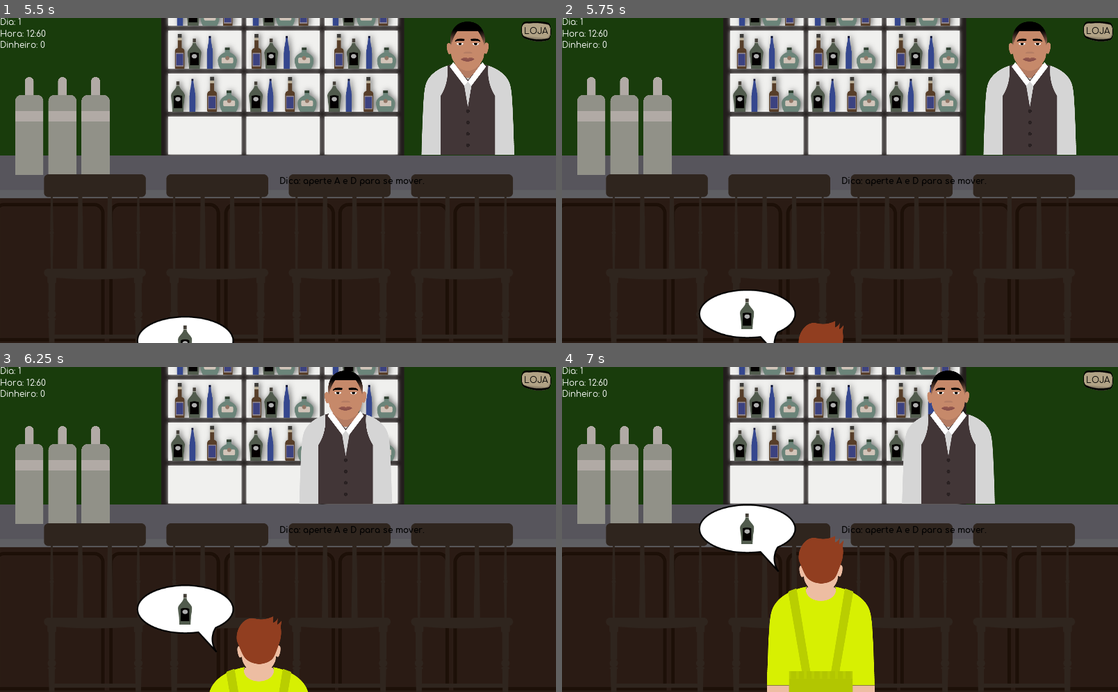
Above: before the commit, frames 1-4 (two rows, left to right).
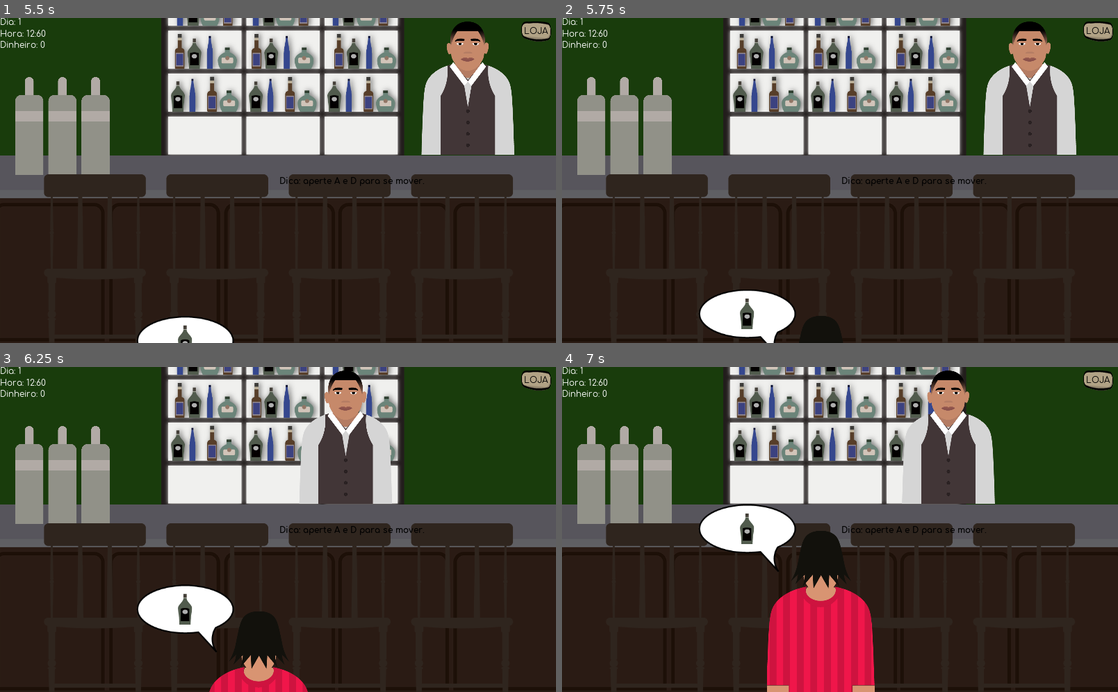
Above: after the commit, the same moments.

Repository: gustavopedrosob/buteco
Game: Godot game, scene res://Jogo.tscn
The game is run twice, just before and just after one commit, with the same random seed, the same clock (stepped at 60 frames per second) and the same inputs. This scene is started directly instead of the project's main scene.
Inputs (mouse positions are in pixels of both pictures, inside the frame that each line leads up to):
- Up to frame 1 (5.5 s): click "LOJA" at 0.5 s; click "Comprar" at 1.25 s; click "Papeis de parede" at 2 s; click "Cadeiras" at 2.75 s; move the mouse to (400, 164) at 3.52 s; hold Right (ui_right) 3.53-4.25 s; tap E (interagir) at 3.6 s; tap Space (ui_select) at 3.77 s; click "Balcoes" at 4.25 s; click "X" at 5 s
- Up to frame 2 (5.75 s): no input
- Up to frame 3 (6.25 s): move the mouse to (166, 545) at 5.77 s; hold Left (ui_left) from 5.78 s (still down); tap E (interagir) at 5.85 s; tap Space (ui_select) at 6.02 s
- Up to frame 4 (7 s): move the mouse to (895, 458) at 6.52 s; release Left (ui_left) at 6.53 s; hold Right (ui_right) from 6.53 s (still down); tap E (interagir) at 6.6 s

Frame 1 is identical in both runs. In frame 2, 0.5% of the frame differs, in the area x 42-51%, y 91-100%; in frame 3, 2.2%; in frame 4, 7.0%, in the area x 36-57%, y 50-100%.
Error before the commit: Invalid type in function 'file_exists' in base '_Directory'. Cannot convert argument 1 from Nil to String. (res://Main.gd:6)
Error after the commit: Invalid type in function 'file_exists' in base '_Directory'. Cannot convert argument 1 from Nil to String. (res://Main.gd:4)

Commit message:
Simplificando codigo e removendo codigo redundante.

Diff:
--- a/Autosave.gd
+++ b/Autosave.gd
@@ -8,8 +8,4 @@
 	Options.create_save()
 
 func reload_button():
-	match Options.auto_save:
-		true:
-			pressed = true
-		false:
-			pressed = false
+	Options.auto_save = pressed
--- a/Button.gd
+++ b/Button.gd
@@ -1,12 +1,6 @@
 extends Node
 
-var rand_generate = RandomNumberGenerator.new()
 onready var cliente = load("res://Cliente.tscn")
-onready var dinheirodisplay = $"Alinhamento/Dinheiro Display"
-var dinheiro = Playervariables.get_dinheiro()
-
-var tempo_min = 3
-var tempo_max = 10
 
 func _ready():
 	if Directory.new().file_exists(Playervariables.get_slot()) == true:
@@ -16,27 +10,33 @@
 	$"Button".text = Options.lang_content["shop"]
 
 func _process(delta):
-	dinheirodisplay.text = str(Options.lang_content["money"], Playervariables.dinheiro)
+	$"Alinhamento/Dinheiro Display".text = str(Options.lang_content["money"], Playervariables.dinheiro)
+
 func _on_Timer_timeout():
 	spawn_client()
+
 func reset_timer():
-	$Timer.set_wait_time(get_random_int(tempo_min,tempo_max))
+	$Timer.set_wait_time(get_random_int(3, 10))
 	$Timer.start()
+
 func on_cena_tree_exited():
 	reset_timer()
+
 func _on_AutoSave_timeout():
-	if Options.auto_save == true:
+	if Options.auto_save:
 		Playervariables.create_save()
 		print('auto-save funcionado')
+
 func get_random_int(num1,num2):
+	var rand_generate = RandomNumberGenerator.new()
 	rand_generate.randomize()
 	return rand_generate.randi_range(num1,num2)
+
 func spawn_client():
 	var spawn = cliente.instance()
 	spawn.connect("tree_exited", self, "on_cena_tree_exited")
 	$Spawner.add_child(spawn)
 
-
 func _on_Button_pressed():
-	$shop.visible=true
-	get_tree().paused=true
+	$shop.visible = true
+	get_tree().paused = true
--- a/Cabelo.gd
+++ b/Cabelo.gd
@@ -1,22 +1,22 @@
 extends Sprite
 
-var rand_generate = RandomNumberGenerator.new()
 var tipos_cabelo = ['Cabelo1','Cabelo2','Cabelo3','Cabelo4']
-var cores_comuns = {'branco':'#b0a184', 'ruivo':'#923f21', 'castanho escuro': '#342510', 'preto':'#13120d','loiro':'#c39b60', 'castanho claro':'#825b34', 'castanho':'#4d2d18','ruivo escuro':'#280200'}
-var lista_de_cores_comuns = ['branco','ruivo','castanho escuro','preto','loiro','castanho claro','castanho','ruivo escuro']
-var chance
+var cores_comuns = ['#b0a184', '#923f21','#342510','#13120d','#c39b60', '#825b34','#4d2d18','#280200']
 
 func _ready():
-	chance = get_random_int(1,100)
-	texture = load(str('res://sprites/Clientes/',tipos_cabelo[get_random_int(0,3)],'.png'))
+	var chance = get_random_int(1, 100)
+	texture = load('res://sprites/Clientes/%s.png' % tipos_cabelo[get_random_int(0,3)])
 	if chance < 90:
-		modulate = Color(cores_comuns[lista_de_cores_comuns[get_random_int(0,7)]])
+		modulate = Color(cores_comuns[get_random_int(0,7)])
 	elif chance > 90:
 		modulate = Color(get_random_color(),get_random_color(),get_random_color())
 
 func get_random_int(num1,num2):
+	var rand_generate = RandomNumberGenerator.new()
 	rand_generate.randomize()
 	return rand_generate.randi_range(num1,num2)
+
 func get_random_color():
+	var rand_generate = RandomNumberGenerator.new()
 	rand_generate.randomize()
 	return rand_generate.randf_range(0,1)
--- a/Cadeiras.gd
+++ b/Cadeiras.gd
@@ -3,23 +3,6 @@
 func _ready():
 	atualizar_cadeiras("res://sprites/cadeiraa.png")
 
-
 func atualizar_cadeiras(diretorio_texture):
-	var cadeira1 = $cadeira1
-	var cadeira2 = $cadeira2
-	var cadeira3 = $cadeira3
-	var cadeira4 = $cadeira4
-	var lista_cadeiras = [cadeira1,cadeira2,cadeira3,cadeira4]
-	var cadeira_atual= load(diretorio_texture)
-	for x in lista_cadeiras:
-		x.texture=cadeira_atual
-
-func trocar_cor(cor):
-	var cadeira1 = $cadeira1
-	var cadeira2 = $cadeira2
-	var cadeira3 = $cadeira3
-	var cadeira4 = $cadeira4
-	var lista_cadeiras = [cadeira1,cadeira2,cadeira3,cadeira4]
-	var cadeira_atual= Color(cor)
-	for x in lista_cadeiras:
-		x.self_modulate=cadeira_atual
+	for x in [$cadeira1, $cadeira2, $cadeira3, $cadeira4]:
+		x.texture = load(diretorio_texture)
--- a/CheckFullscreen.gd
+++ b/CheckFullscreen.gd
@@ -1,13 +1,9 @@
 extends CheckBox
 
 func _ready():
-	match Options.fullscreen:
-		false:
-			pressed = false
-		true:
-			pressed = true
+	pressed = Options.fullscreen
+
 func _on_CheckFullscreen_pressed():
 	OS.window_fullscreen = !OS.window_fullscreen
 	Options.fullscreen = !Options.fullscreen
-	print(!Options.fullscreen)
 	Options.create_save()
--- a/Cliente.gd
+++ b/Cliente.gd
@@ -5,28 +5,21 @@
 var pode_interagir = false
 var pode_interagir2 = false
 var ja_interagiu = false
+var listabebidas = []
 
-var bebida1 = load("res://sprites/Bebida 1.png")
-var bebida2 = load("res://sprites/Bebida 2.png")
-var bebida3 = load("res://sprites/Bebida 3.png")
-var bebida4 = load("res://sprites/Bebida 4.png")
-var listabebidas = [bebida1,bebida2,bebida3,bebida4]
-
-onready var Pedido = $"AnimationPlayer/posicao/Cliente/Pedido do cliente/Pedido"
-onready var PedidoCliente = $"AnimationPlayer/posicao/Cliente/Pedido do cliente"
-onready var Posicao = $'AnimationPlayer/posicao'
 onready var linha = preload("res://Linhas.tscn").instance()
 onready var jogoclick = preload("res://Jogodosclick.tscn").instance()
-onready var barmannode = get_parent().get_parent().get_node(NodePath('Bar/KinematicBody2D/barman'))
+onready var barmannode = get_node('/root/Node/Bar/KinematicBody2D/barman')
 onready var som_acertou_linha = load('res://Songs/Acertou.wav')
 onready var som_errou_linha = load('res://Songs/Errou.wav')
 
 func _ready():
+	for x in range(1, 5):
+		listabebidas.append(load("res://sprites/Bebida %d.png" % x))
 	linha.connect("tree_exited", self, '_on_Linha_tree_exited')
 	jogoclick.connect("tree_exited", self,'_on_Jogoclick_tree_exited')
 	linha.get_child(0).get_child(1).connect('acertou', self, 'on_acertou')
 	linha.get_child(0).get_child(1).connect('errou', self, 'on_errou')
-
 	$AnimationPlayer.current_animation = 'Entrada'
 	$AnimationPlayer.play("Entrada")
 
@@ -42,13 +35,12 @@
 		3:
 			Playervariables.valor_da_bebida = 40
 	var rand_pos = rand_generate.randi_range(100,800)
-
-	Pedido.set_texture(listabebidas[rand_beb])
-	Posicao.position.x = rand_pos
+	$"AnimationPlayer/posicao/Cliente/Pedido do cliente/Pedido".set_texture(listabebidas[rand_beb])
+	$'AnimationPlayer/posicao'.position.x = rand_pos
 # warning-ignore:unused_argument
 func _process(delta):
-	if Input.is_action_just_pressed("interagir") and pode_interagir == true and ja_interagiu == false and pode_interagir2 == true:
-		PedidoCliente.visible = false
+	if Input.is_action_just_pressed("interagir") and pode_interagir and not ja_interagiu and pode_interagir2:
+		$"AnimationPlayer/posicao/Cliente/Pedido do cliente".visible = false
 		ja_interagiu = true
 		# cliente é filho do spawner
 		get_parent().get_parent().add_child(linha)
@@ -58,14 +50,16 @@
 		Playervariables.esta_ocupado = true
 		$Inatividade.stop()
 		Playervariables.antipause = true
+
 func _on_AnimationPlayer_animation_finished(anim_name):
 	if anim_name == 'Entrada':
-		PedidoCliente.visible = true
+		$"AnimationPlayer/posicao/Cliente/Pedido do cliente".visible = true
 		pode_interagir2 = true
 	if anim_name == 'Saida':
 		queue_free()
+
 func _on_Linha_tree_exited():
-	var spawnernode = get_parent().get_parent().get_node(NodePath("Spawner"))
+	var spawnernode = get_parent().get_parent().get_node("Spawner")
 	get_parent().get_parent().add_child_below_node(spawnernode,jogoclick)
 	barmannode.texture = barmannode.servindo
 	Playervariables.antipause = false
@@ -74,7 +68,7 @@
 	barmannode.texture = barmannode.normal
 	Playervariables.can_walk = true
 func _on_Inatividade_timeout():
-	PedidoCliente.visible = false
+	$"AnimationPlayer/posicao/Cliente/Pedido do cliente".visible = false
 	$AnimationPlayer.play("Saida")
 
 # warning-ignore:unused_argument
--- a/Cliente.tscn
+++ b/Cliente.tscn
@@ -74,6 +74,7 @@
 autostart = true
 
 [node name="Audio" type="AudioStreamPlayer" parent="."]
+
 [connection signal="animation_finished" from="AnimationPlayer" to="." method="_on_AnimationPlayer_animation_finished"]
 [connection signal="body_entered" from="AnimationPlayer/posicao/Cliente/Area2D" to="." method="_on_Area2D_body_entered"]
 [connection signal="body_exited" from="AnimationPlayer/posicao/Cliente/Area2D" to="." method="_on_Area2D_body_exited"]
--- a/Corpo.gd
+++ b/Corpo.gd
@@ -1,10 +1,10 @@
 extends Sprite
 
-var rand_generate = RandomNumberGenerator.new()
-var tons_de_pele = ['f7d2be','eebea3','eab99a','efba9b','d99573','de9a75','a0563a']
+func _ready():
+	var tons_de_pele = ['f7d2be','eebea3','eab99a','efba9b','d99573','de9a75','a0563a']
+	modulate = Color(tons_de_pele[get_random_int()])
 
-func _ready():
-	modulate = Color(str(tons_de_pele[get_random_int()]))
 func get_random_int():
+	var rand_generate = RandomNumberGenerator.new()
 	rand_generate.randomize()
 	return rand_generate.randi_range(0,6)
--- a/Creditos.gd
+++ b/Creditos.gd
@@ -2,6 +2,7 @@
 
 func _ready():
 	$"Centralizado/Creditos Texto".bbcode_text = str("[center]",Options.lang_content["programming"],":\nGustavo Pedroso Bernardes e Bruno Rodrigues\n",Options.lang_content["designer"],":\nGustavo Pedroso Bernardes\n",Options.lang_content["sounds"],":\nGustavo Pedroso Bernardes")
+
 func _process(delta):
 	if Input.is_action_just_pressed("ui_cancel"):
 		get_tree().change_scene("res://TelaInicial.tscn")
--- a/Dificuldade.gd
+++ b/Dificuldade.gd
@@ -1,10 +1,9 @@
 extends MenuButton
 
-onready var popup = get_popup()
+func _ready():
+	get_popup().connect("id_pressed", self, "_on_item_pressed")
+	button_reload_language()
 
-func _ready():
-	popup.connect("id_pressed", self, "_on_item_pressed")
-	button_reload_language()
 func _on_item_pressed(ID):
 	match ID:
 		0:
@@ -19,10 +18,11 @@
 			Options.dificuldade = 'dificil'
 			text = Options.lang_content["hard"]
 			Options.create_save()
+
 func button_reload_language():
-	popup.set_item_text(0, Options.lang_content["easy"])
-	popup.set_item_text(1, Options.lang_content["normal"])
-	popup.set_item_text(2, Options.lang_content["hard"])
+	get_popup().set_item_text(0, Options.lang_content["easy"])
+	get_popup().set_item_text(1, Options.lang_content["normal"])
+	get_popup().set_item_text(2, Options.lang_content["hard"])
 	match Options.dificuldade:
 		'facil':
 			text = Options.lang_content["easy"]
--- a/Horario Display.gd
+++ b/Horario Display.gd
@@ -1,45 +1,40 @@
 extends VBoxContainer
 
-onready var horadisplay = $"Hora Display"
-onready var diadisplay = $"Dia Display"
-onready var horatimer = $"Hora Display/Hora"
-
 func _ready():
-	print(Playervariables.get_slot())
-	if Directory.new().file_exists(Playervariables.get_slot()) == true:
+	if Directory.new().file_exists(Playervariables.get_slot()):
 		var dados = Playervariables.load_save()
 		var data = dados['data']
 		Playervariables.data['dia'] = data['dia']
 		Playervariables.data['hora'] = data['hora']
 		Playervariables.data['minuto'] = data['minuto']
-		print('aaaaaaaaaaaaaa')
 	var minutos = Playervariables.data['minuto']
 	if minutos > 0.0:
-		horatimer.set_wait_time(minutos)
-	else:
-		pass
-	horatimer.start()
-	print('bbbbbbbbbbbbbbbbbbb')
+		$"Hora Display/Hora".set_wait_time(minutos)
+	$"Hora Display/Hora".start()
 	reload_dia()
-# warning-ignore:unused_argument
+
 func _process(delta):
 	var horas = Playervariables.data['hora']
-	var minutos_display = int(60 - horatimer.time_left)
-	var minutos_restantes = horatimer.time_left
-	horadisplay.text = str(Options.lang_content["hour"], horas, ":%002d" % minutos_display)
+	var minutos_display = int(60 - $"Hora Display/Hora".time_left)
+	var minutos_restantes = $"Hora Display/Hora".time_left
+	$"Hora Display".text = str(Options.lang_content["hour"], horas, ":%002d" % minutos_display)
 	Playervariables.data['minuto'] = minutos_restantes
 	reload_dia()
+
 func reload_dia():
 	var dia = Playervariables.data['dia']
-	diadisplay.text = str(Options.lang_content["day"], dia)
+	$"Dia Display".text = str(Options.lang_content["day"], dia)
+
 func _on_HourAndAutoSave_timeout():
 	reset_timer()
 	Playervariables.data['hora'] += 1
 	check_if_day_end()
+
 func check_if_day_end():
 	if Playervariables.data['hora'] == 22:
 		Playervariables.data['hora'] = 12
 		Playervariables.data['dia'] += 1
+
 func reset_timer():
-	horatimer.wait_time = 60
-	horatimer.start()
+	$"Hora Display/Hora".wait_time = 60
+	$"Hora Display/Hora".start()
--- a/Jogo.tscn
+++ b/Jogo.tscn
@@ -1,11 +1,10 @@
-[gd_scene load_steps=19 format=2]
+[gd_scene load_steps=18 format=2]
 
 [ext_resource path="res://Pause.tscn" type="PackedScene" id=1]
 [ext_resource path="res://Main.tscn" type="PackedScene" id=2]
 [ext_resource path="res://Button.gd" type="Script" id=3]
 [ext_resource path="res://fonts/Comfortaa-Regular.ttf" type="DynamicFontData" id=4]
 [ext_resource path="res://Horario Display.gd" type="Script" id=5]
-[ext_resource path="res://dica.gd" type="Script" id=6]
 [ext_resource path="res://dica.tscn" type="PackedScene" id=7]
 [ext_resource path="res://sprites/Buttons/botaohover.png" type="Texture" id=8]
 [ext_resource path="res://Node.gd" type="Script" id=9]
@@ -92,7 +91,6 @@
 
 [node name="Dica" parent="." instance=ExtResource( 7 )]
 visible = false
-script = ExtResource( 6 )
 
 [node name="Button" type="Button" parent="."]
 margin_left = 960.175
--- a/Linha vermelha.gd
+++ b/Linha vermelha.gd
@@ -5,8 +5,6 @@
 
 signal acertou
 signal errou
-
-var rand_generate = RandomNumberGenerator.new()
 
 var estado = 'subindo'
 
@@ -33,23 +31,30 @@
 			acertou(true,'acertou')
 		else:
 			acertou(false,'errou')
+
 func set_random_green_line():
+	var rand_generate = RandomNumberGenerator.new()
 	rand_generate.randomize()
 	var rand_int = rand_generate.randi_range(5,195)
 	$"Linha verde".rect_position.y = rand_int
+
 func reset_white_line():
 	$"Linha branca".rect_position.y = 0
+
 func reset_and_set():
 	reset_white_line()
 	set_random_green_line()
+
 func acertou(result,sinal):
 	lista_resultados.append(result)
 	emit_signal(sinal)
 	checa_se_acabou()
 	reset_and_set()
+
 func get_soma():
 	var soma = lista_resultados.count(false) + lista_resultados.count(true)
 	return soma
+
 func checa_se_acabou():
 	if get_soma() == 3:
 		var quantos_trues = lista_resultados.count(true)
--- a/Main.gd
+++ b/Main.gd
@@ -1,15 +1,14 @@
 extends Node2D
 
-var velocidade = 500
-
 func _ready():
-	if Directory.new().file_exists(Playervariables.get_slot()) == true:
+	if Directory.new().file_exists(Playervariables.get_slot()):
 		var dados = Playervariables.load_save()
 		var barmanposition = dados['barmanposition']
 		$KinematicBody2D.position.x = barmanposition
+
 func _process(delta):
-	if Input.is_action_pressed("ui_left") and Playervariables.can_walk == true:
-		$KinematicBody2D.move_and_slide(Vector2(-velocidade,0))
-	if Input.is_action_pressed("ui_right") and Playervariables.can_walk == true:
-		$KinematicBody2D.move_and_slide(Vector2(velocidade,0))
-	Playervariables.Barman_x_positon = int($KinematicBody2D.position.x)
+	if Input.is_action_pressed("ui_left") and Playervariables.can_walk:
+		$KinematicBody2D.move_and_slide(Vector2(-500, 0))
+	if Input.is_action_pressed("ui_right") and Playervariables.can_walk:
+		$KinematicBody2D.move_and_slide(Vector2(500, 0))
+	Playervariables.Barman_x_positon = $KinematicBody2D.position.x
--- a/Node.gd
+++ b/Node.gd
@@ -7,7 +7,7 @@
 # warning-ignore:unused_argument
 func _process(delta):
 	if Input.is_action_just_pressed("ui_cancel") and Playervariables.antipause == false:
-		if get_tree().paused == true:
+		if get_tree().paused:
 			get_tree().paused = false
 			$Pause.visible = true
 			$Opcoes.visible = false
--- a/Node2D.gd
+++ b/Node2D.gd
@@ -1,11 +1,10 @@
 extends Node2D
 
-onready var quantidade_clicks_requiridos = 0
-var dificuldade = Options.dificuldade
-var quantidade_de_vezes_precionado = 0 setget set_quantidade_de_vezes_precionado,get_quantidade_de_vezes_precionado
+var quantidade_clicks_requiridos = 0
+var quantidade_de_vezes_precionado = 0
 
 func _ready():
-	match dificuldade:
+	match Options.dificuldade:
 		'facil':
 			quantidade_clicks_requiridos = 25
 		'normal':
@@ -22,28 +21,27 @@
 		Playervariables.set_jogo2(3)
 		Playervariables.set_rendimento(Playervariables.valor_da_bebida)
 		queue_free()
+
 func _on_TextureButton_pressed():
 	$AnimationPlayer.stop()
 	var multiplicador = 100.0/float(quantidade_clicks_requiridos)
 	if quantidade_de_vezes_precionado < quantidade_clicks_requiridos:
-		set_quantidade_de_vezes_precionado(get_quantidade_de_vezes_precionado()+1)
+		quantidade_de_vezes_precionado += 1
 		$AnimationPlayer/QntPrecionado.visible = true
 		$Center/Alinhamento/Center2/TextureButton/TextureProgress.value = quantidade_de_vezes_precionado * multiplicador
 		$AnimationPlayer/QntPrecionado.rect_position = get_global_mouse_position() - Vector2(25,25)
 		$AnimationPlayer.play("Fade")
+
 func get_multiplicador(quantidade_clicks_requeridos):
 	var porcentagem = (quantidade_de_vezes_precionado * 100)/quantidade_clicks_requeridos
 	var multiplicador_dinheiro_click = (3.0 * porcentagem)/100.0
 	return multiplicador_dinheiro_click
+
 func _on_Timer_timeout():
-	if get_quantidade_de_vezes_precionado() == 0:
-		Playervariables.clear_rendimento()
-		queue_free()
-	else:
+	if quantidade_de_vezes_precionado:
 		Playervariables.set_jogo2(get_multiplicador(quantidade_clicks_requiridos))
 		Playervariables.set_rendimento(Playervariables.valor_da_bebida)
 		queue_free()
-func set_quantidade_de_vezes_precionado(valor):
-	quantidade_de_vezes_precionado = valor
-func get_quantidade_de_vezes_precionado():
-	return quantidade_de_vezes_precionado
+	else:
+		Playervariables.clear_rendimento()
+		queue_free()
--- a/OpcoesTelaInicial.gd
+++ b/OpcoesTelaInicial.gd
@@ -1,8 +1,6 @@
 extends Control
-
-onready var Telainicial = "res://TelaInicial.tscn"
 
 func _ready():
 	$CenterContainer/VBoxContainer/Voltar.connect("pressed", self, "on_voltar_pressed")
 func on_voltar_pressed():
-	get_tree().change_scene(Telainicial)
+	get_tree().change_scene("res://TelaInicial.tscn")
--- a/Options.gd
+++ b/Options.gd
@@ -40,8 +40,4 @@
 		print(erro)
 
 func change_fullscreen():
-	match fullscreen:
-		false:
-			OS.window_fullscreen = false
-		true:
-			OS.window_fullscreen = true
+	OS.window_fullscreen = fullscreen
--- a/Pause.gd
+++ b/Pause.gd
@@ -2,6 +2,7 @@
 
 func _ready():
 	exchange_language()
+
 func exchange_language():
 	$"Pause/Pause Title".text = Options.lang_content["game_paused"]
 	$"Pause/Opcoes".text = Options.lang_content["options"]
--- a/Sair do jogo.gd
+++ b/Sair do jogo.gd
@@ -1,7 +1,4 @@
 extends Button
-
-func _ready():
-	pass # Replace with function body.
 
 func _on_Sair_do_jogo_pressed():
 	Playervariables.create_save()
--- a/Saves.gd
+++ b/Saves.gd
@@ -1,11 +1,8 @@
 extends Control
-var jogo = "res://Jogo.tscn"
-var tela_inicial = "res://Tela Inicial.tscn"
-var lista_slots = ['res://slot1','res://slot2','res://slot3','res://slot4']
 var SaveI = load("res://classes/SaveI.gd")
 
 func _ready():
-	for slot in lista_slots:
+	for slot in ['res://slot1','res://slot2','res://slot3','res://slot4']:
 		$CenterContainer/VBoxContainer/GridContainer.add_child(SaveI.new(slot))
 
 
--- a/SeleLan.gd
+++ b/SeleLan.gd
@@ -1,18 +1,18 @@
 extends MenuButton
-
-onready var popup = get_popup()
 
 signal reload_language
 
 func _ready():
-	popup.connect("id_pressed", self, "_on_item_pressed")
+	get_popup().connect("id_pressed", self, "_on_item_pressed")
 	text = Options.language
+
 func _on_item_pressed(ID):
 	match ID:
 		0:
 			set_language('pt-br')
 		1:
 			set_language('en-us')
+
 func set_language(lang: String):
 	if lang != Options.language:
 		Options.language = lang
--- a/TelaInicial.gd
+++ b/TelaInicial.gd
@@ -1,30 +1,21 @@
 extends Control
 
-onready var savesscene = "res://Saves.tscn"
-onready var creditosscene = "res://Creditos.tscn"
-onready var opcoesscene = "res://OpcoesTelaInicial.tscn"
-
-onready var carregarjogo = $"AlinhamentoV/Carregar Jogo"
-onready var creditos = $'AlinhamentoV/Creditos'
-onready var opcoes = $'AlinhamentoV/Opcoes'
-onready var sairdojogo = $"AlinhamentoV/Sair do jogo"
-
 func _ready():
-	carregarjogo.text = Options.lang_content["load_game"]
-	creditos.text = Options.lang_content["credits"]
-	opcoes.text = Options.lang_content["options"]
-	sairdojogo.text = Options.lang_content["leave_the_game"]
+	$"AlinhamentoV/Carregar Jogo".text = Options.lang_content["load_game"]
+	$'AlinhamentoV/Creditos'.text = Options.lang_content["credits"]
+	$'AlinhamentoV/Opcoes'.text = Options.lang_content["options"]
+	$"AlinhamentoV/Sair do jogo".text = Options.lang_content["leave_the_game"]
 
 func _on_Carregar_Jogo_pressed():
 # warning-ignore:return_value_discarded
-	get_tree().change_scene(savesscene)
+	get_tree().change_scene("res://Saves.tscn")
 
 func _on_Sair_do_jogo_pressed():
 	get_tree().quit()
 
 func _on_Creditos_pressed():
 # warning-ignore:return_value_discarded
-	get_tree().change_scene(creditosscene)
+	get_tree().change_scene("res://Creditos.tscn")
 
 func _on_Opcoes_pressed():
-	get_tree().change_scene(opcoesscene)
+	get_tree().change_scene("res://OpcoesTelaInicial.tscn")
--- a/Voltar a tela inicial.gd
+++ b/Voltar a tela inicial.gd
@@ -1,5 +1,4 @@
 extends Button
-
 
 func _on_Voltar_a_tela_inicial_pressed():
 	Playervariables.reset_vars()
--- a/barman.gd
+++ b/barman.gd
@@ -6,5 +6,3 @@
 
 func _ready():
 	texture = normal
-#func _process(delta):
-#	pass
--- a/dica.gd
+++ b/dica.gd
@@ -1,25 +1,16 @@
 extends Control
 
-var opcao_dica = Options.dicas
-var dica = Playervariables.dicas["movimento"]
-#STRINGS
-var dica_txt = 'Dica: aperte A e D para se mover.'
-#NOS
-onready var animacao_node = $CenterContainer/AnimationPlayer
-onready var dica_node = $CenterContainer/AnimationPlayer/Dica
-onready var timer_node = $Timer
-
 func _ready():
-	if opcao_dica == true and dica == true:
-		animacao_node.connect("animation_finished", self, "on_animation_finished")
-		timer_node.connect("timeout", self,'on_timeout')
-		dica_node.text = dica_txt
-		timer_node.start()
+	if Options.dicas and Playervariables.dicas["movimento"]:
+		$CenterContainer/AnimationPlayer/Dica.text = 'Dica: aperte A e D para se mover.'
+		$Timer.start()
 	else:
 		visible = false
+
 func on_animation_finished(animation):
 	if animation == "Fadeout":
 		visible = false
-		dica = false
+		Playervariables.dicas["movimento"] = false
+
 func on_timeout():
-	animacao_node.play("Fadeout")
+	$CenterContainer/AnimationPlayer.play("Fadeout")
--- a/dica.tscn
+++ b/dica.tscn
@@ -1,6 +1,7 @@
-[gd_scene load_steps=4 format=2]
+[gd_scene load_steps=5 format=2]
 
 [ext_resource path="res://fonts/Comfortaa-Bold.ttf" type="DynamicFontData" id=1]
+[ext_resource path="res://dica.gd" type="Script" id=2]
 
 [sub_resource type="Animation" id=1]
 resource_name = "Fadeout"
@@ -51,6 +52,7 @@
 [node name="Control" type="Control"]
 anchor_right = 1.0
 anchor_bottom = 1.0
+script = ExtResource( 2 )
 __meta__ = {
 "_edit_use_anchors_": false
 }
@@ -78,3 +80,6 @@
 [node name="Timer" type="Timer" parent="."]
 wait_time = 2.5
 one_shot = true
+
+[connection signal="animation_finished" from="CenterContainer/AnimationPlayer" to="." method="on_animation_finished"]
+[connection signal="timeout" from="Timer" to="." method="on_timeout"]
--- a/roupa.gd
+++ b/roupa.gd
@@ -1,16 +1,17 @@
 extends Sprite
 
-var rand_generate = RandomNumberGenerator.new()
 var tipos_roupa = ['Camisa','Colete','Joker','Pijama']
 
 func _ready():
-	texture = load(str('res://sprites/Clientes/',tipos_roupa[get_random_int()],'.png'))
+	texture = load('res://sprites/Clientes/%s.png' % tipos_roupa[get_random_int()])
 	modulate = Color(get_random_color(),get_random_color(),get_random_color())
-#func _process(delta):
-#	pass
+
 func get_random_int():
+	var rand_generate = RandomNumberGenerator.new()
 	rand_generate.randomize()
 	return rand_generate.randi_range(0,3)
+
 func get_random_color():
+	var rand_generate = RandomNumberGenerator.new()
 	rand_generate.randomize()
 	return rand_generate.randf_range(0,1)
